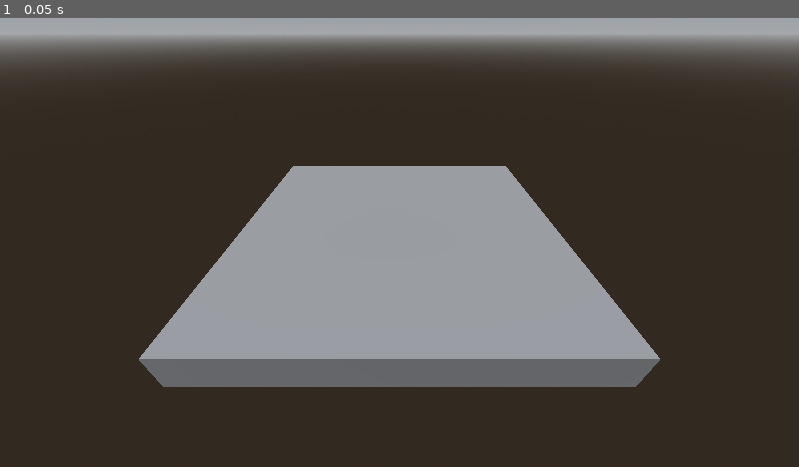
Above: before the commit, frame 1.
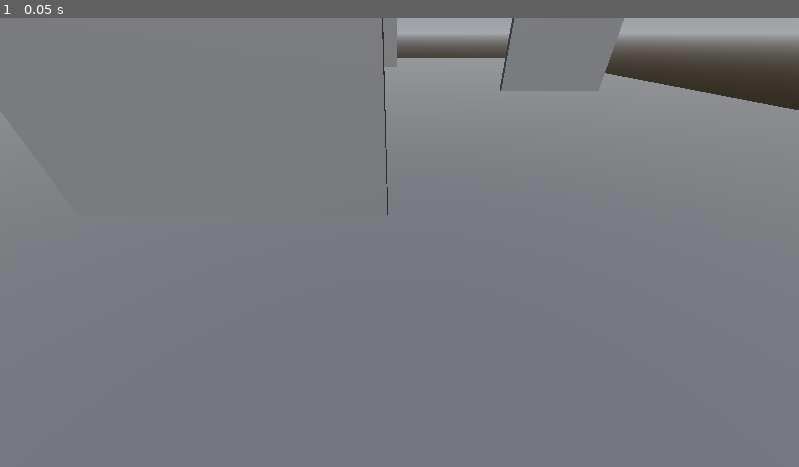
Above: after the commit, the same moment.

Repository: BitsShiftStudios/cat-the-jam
Game: Godot game, scene res://scenes/main.tscn
Same seed, same stepped clock (60 frames per second), same inputs: the game is played once before the commit and once after it.
Inputs:
- Up to frame 1 (0.05 s): no input

The runs differ from the first frame. In frame 1, 90% of the frame differs, in the area x 0-100%, y 0-100%.

Commit message:
Add temporary map scene

Diff:
--- /dev/null
+++ b/assets/materials/Ground.tres
@@ -0,0 +1,4 @@
+[gd_resource type="StandardMaterial3D" format=3 uid="uid://j0vsx5ehurrq"]
+
+[resource]
+albedo_color = Color(0.44806695, 0.44806695, 0.44806695, 1)
--- /dev/null
+++ b/scenes/Map.tscn
@@ -0,0 +1,40 @@
+[gd_scene format=3 uid="uid://02k6isac736i"]
+
+[ext_resource type="Material" uid="uid://j0vsx5ehurrq" path="res://assets/materials/Ground.tres" id="1_5hauk"]
+
+[node name="CSGCombiner3D" type="CSGCombiner3D" unique_id=517935479]
+use_collision = true
+
+[node name="Ground" type="CSGBox3D" parent="." unique_id=1325701704]
+transform = Transform3D(1, 0, 0, 0, 1, 0, 0, 0, 1, 0, 0.04792738, 0)
+material_override = ExtResource("1_5hauk")
+size = Vector3(25, 1, 50)
+material = ExtResource("1_5hauk")
+
+[node name="CSGBox3D" type="CSGBox3D" parent="." unique_id=1054702828]
+transform = Transform3D(1, 0, 0, 0, 1, 0, 0, 0, 1, -7.5185394, 2.433999, 0.07397461)
+size = Vector3(4.08313, 3.8380127, 0.25)
+
+[node name="CSGBox3D2" type="CSGBox3D" parent="." unique_id=206193883]
+transform = Transform3D(1, 0, 0, 0, 1, 0, 0, 0, 1, 6.3049593, 2.433999, -5.351329)
+size = Vector3(4.08313, 3.8380127, 0.25)
+
+[node name="CSGBox3D3" type="CSGBox3D" parent="." unique_id=978735857]
+transform = Transform3D(1, 0, 0, 0, 1, 0, 0, 0, 1, -2.201151, 2.433999, -15.824934)
+size = Vector3(4.08313, 3.8380127, 0.25)
+
+[node name="CSGBox3D4" type="CSGBox3D" parent="." unique_id=2113005721]
+transform = Transform3D(1, 0, 0, 0, 1, 0, 0, 0, 1, -2.201151, 2.433999, 4.984274)
+size = Vector3(4.08313, 3.8380127, 0.25)
+
+[node name="CSGBox3D5" type="CSGBox3D" parent="." unique_id=1532601252]
+transform = Transform3D(1, 0, 0, 0, 1, 0, 0, 0, 1, -6.2465606, 2.433999, 16.820597)
+size = Vector3(4.08313, 3.8380127, 0.25)
+
+[node name="CSGBox3D6" type="CSGBox3D" parent="." unique_id=1903545571]
+transform = Transform3D(1, 0, 0, 0, 1, 0, 0, 0, 1, 5.6768003, 2.433999, 21.560604)
+size = Vector3(4.08313, 3.8380127, 0.25)
+
+[node name="CSGBox3D7" type="CSGBox3D" parent="." unique_id=733684976]
+transform = Transform3D(1, 0, 0, 0, 1, 0, 0, 0, 1, 5.6768003, 2.433999, 8.643036)
+size = Vector3(4.08313, 3.8380127, 0.25)
--- a/scenes/main.tscn
+++ b/scenes/main.tscn
@@ -2,6 +2,7 @@
 
 [ext_resource type="Script" uid="uid://dwpg1kiwcldwx" path="res://scripts/NetworkManager.gd" id="1_ig7tw"]
 [ext_resource type="PackedScene" uid="uid://bulstycgcn6hi" path="res://scenes/pplayer.tscn" id="2_0wfyh"]
+[ext_resource type="PackedScene" uid="uid://02k6isac736i" path="res://scenes/Map.tscn" id="3_sugp2"]
 
 [sub_resource type="ProceduralSkyMaterial" id="ProceduralSkyMaterial_0wfyh"]
 
@@ -14,11 +15,6 @@
 ambient_light_source = 3
 ambient_light_color = Color(0.7107411, 0.71074116, 0.7107411, 1)
 
-[sub_resource type="BoxMesh" id="BoxMesh_o5qli"]
-
-[sub_resource type="BoxShape3D" id="BoxShape3D_o5qli"]
-size = Vector3(10.003967, 1, 10.299164)
-
 [node name="Node" type="Node" unique_id=1621457691]
 script = ExtResource("1_ig7tw")
 player_scene = ExtResource("2_0wfyh")
@@ -28,21 +24,12 @@
 spawn_path = NodePath("..")
 
 [node name="DirectionalLight3D" type="DirectionalLight3D" parent="." unique_id=1698718137]
-transform = Transform3D(1, 0, 0, 0, 0.32908088, 0.9443017, 0, -0.9443017, 0.32908088, 0, 4.2523947, 1.4819224)
+transform = Transform3D(1, 0, 0, 0, 0.542896, 0.83979994, 0, -0.83979994, 0.542896, 0, 4.2523947, 1.4819224)
 
 [node name="WorldEnvironment" type="WorldEnvironment" parent="." unique_id=1384166870]
 environment = SubResource("Environment_jyhfs")
 
-[node name="Ground" type="StaticBody3D" parent="." unique_id=1692681716]
-transform = Transform3D(1, 0, 0, 0, 1, 0, 0, 0, 1, 0, -3.0663342, 0.19353294)
-
-[node name="MeshInstance3D" type="MeshInstance3D" parent="Ground" unique_id=1740120106]
-transform = Transform3D(10, 0, 0, 0, 1, 0, 0, 0, 10, 0, 0, 0)
-mesh = SubResource("BoxMesh_o5qli")
-
-[node name="CollisionShape3D" type="CollisionShape3D" parent="Ground" unique_id=1441991057]
-transform = Transform3D(1, 0, 0, 0, 1, 0, 0, 0, 1, 0.020599365, 0, -0.03074646)
-shape = SubResource("BoxShape3D_o5qli")
-
 [node name="Camera3D" type="Camera3D" parent="." unique_id=1588857458]
 transform = Transform3D(1, 0, 0, 0, 0.81376064, 0.5812001, 0, -0.5812001, 0.81376064, 0, 2.5077765, 8.452658)
+
+[node name="Map" parent="." unique_id=1135779736 instance=ExtResource("3_sugp2")]
